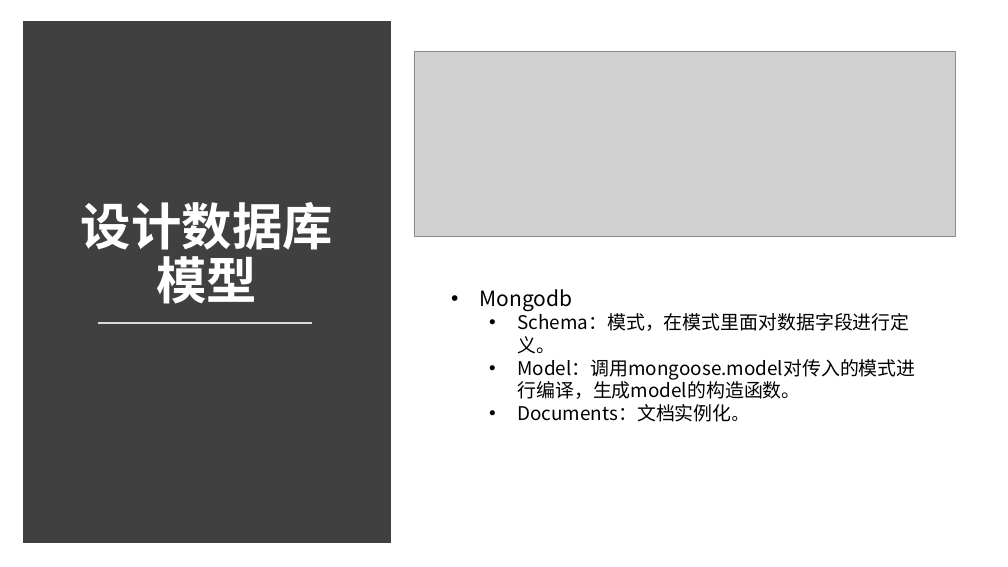
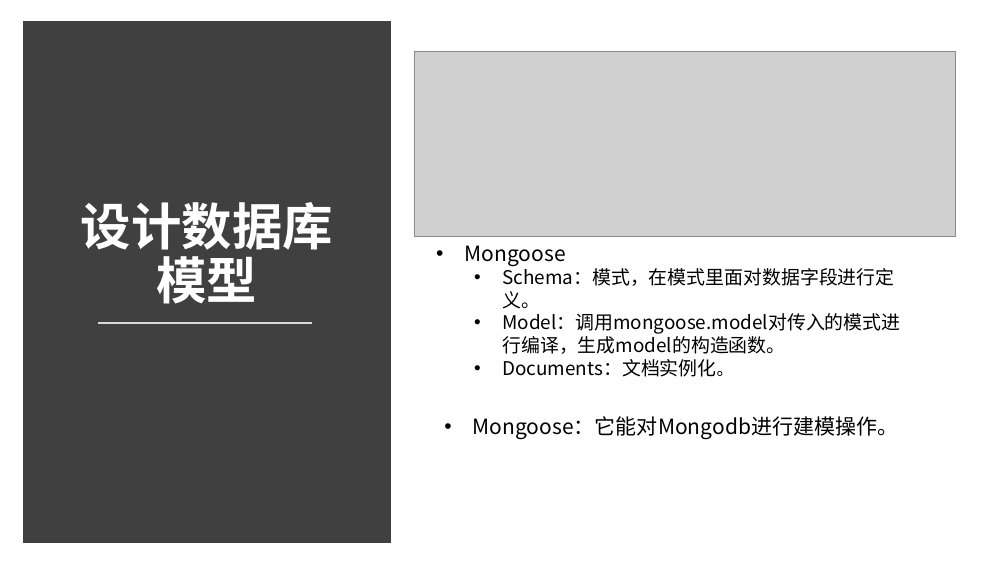
Before and after one commit to zhe-deng/imooc, a slide deck: slide 6 of node-mongodb/笔记.pptx. Drawn at 1008x567 pixels with LibreOffice and Linux fonts; fonts in the diff are those of the drawing; grey boxes stand for pictures. Boxes give left, top, right and bottom in pixels: in the first picture for what was removed or moved away, otherwise in the second. Text is boxed around its words. In the diff, an @@ line names an element or a change of style, - is before the commit and + after.

Commit message:
Add backend logic for website(mongodb crud).

```diff
--- a/node-mongodb/笔记.pptx
+++ b/node-mongodb/笔记.pptx
@@ text "Mongoose": place and size @@
-text "Mongoose" at box(480, 289, 915, 422)
+text "Mongoose" at box(465, 245, 900, 377)
@@ text at box(465, 245, 566, 266): text changed @@
-• Mongodb
+• Mongoose
@@ text added at box(473, 416, 899, 439), 20 pt, text #000000 @@
+• Mongoose：它能对Mongodb进行建模操作。
```
Also in this commit, not shown: 5 slides added, 12 other files.
